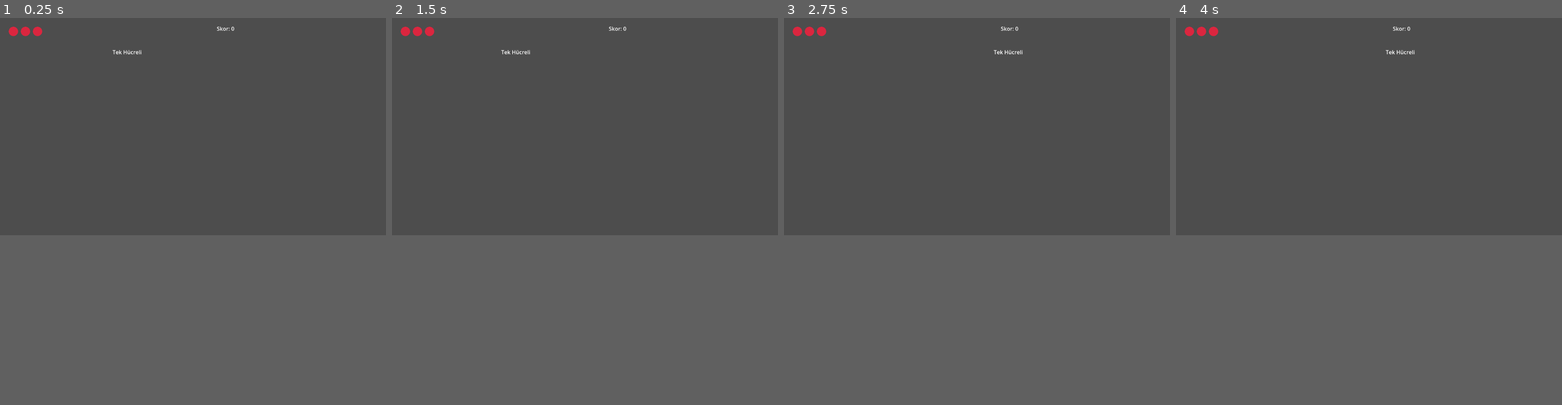
Above: before the commit, frames 1-4 (left to right).
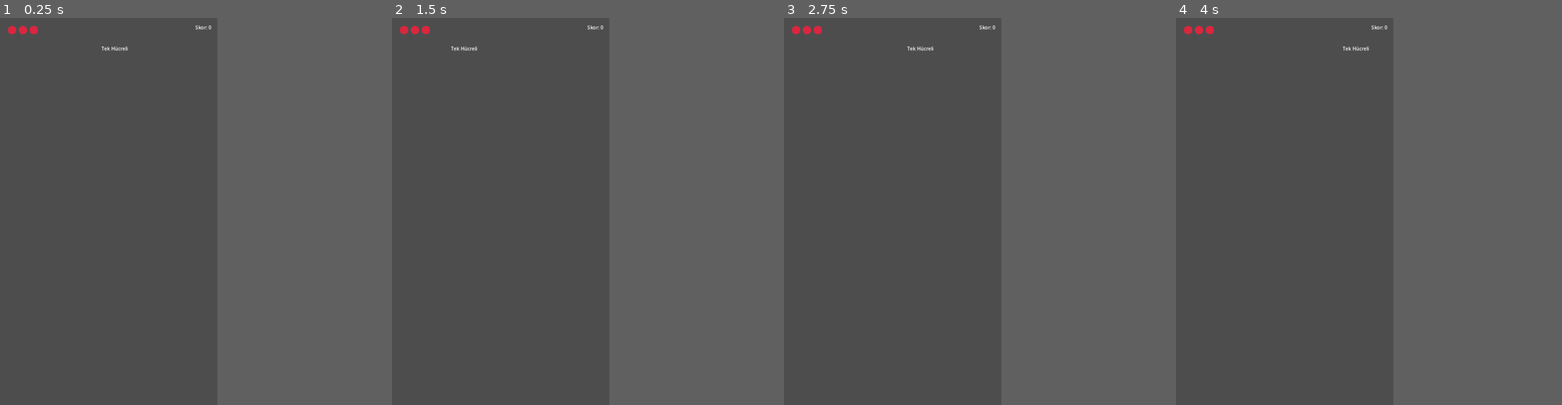
Above: after the commit, the same moments.

Repository: Trend25/Evolution_Game
Game: Godot game, scene res://scenes/Main.tscn
The game is run twice, just before and just after one commit, with the same random seed, the same clock (stepped at 60 frames per second) and the same inputs.
Inputs (mouse positions are in pixels of both pictures, inside the frame that each line leads up to):
- Up to frame 1 (0.25 s): no input
- Up to frame 2 (1.5 s): tap Enter at 0.5 s; move the mouse to (669, 114) at 0.52 s; click (669, 114) at 0.67 s; tap Space at 1.25 s; drag from (507, 137) to (511, 83) at 1.27 s
- Up to frame 3 (2.75 s): tap Enter at 2 s; move the mouse to (1015, 79) at 2.02 s; click (1015, 79) at 2.17 s
- Up to frame 4 (4 s): tap Space at 2.75 s; drag from (1349, 168) to (1253, 95) at 2.77 s; tap Enter at 3.5 s; move the mouse to (1484, 157) at 3.52 s; click (1484, 157) at 3.67 s
In our replay, the window is 799x449 before the commit and 450x800 after it. These sizes can differ from the game's own. Grey fills any space a smaller window leaves; there, only what the larger window draws over its background counts as a difference.

The runs differ from the first frame. In frame 1, 0.2% of the frame differs, in the area x 2-61%, y 1-10%; in frame 2, 0.2%; in frame 3, 0.2%, in the area x 2-62%, y 1-10%; in frame 4, 0.2%.

Commit message:
fix: dikey ekran ayarı ve Tekrar Oyna sonrası fanus temizliği eklendi
Tester rolünün UI/UX doğrulamasında bulduğu iki sorunu giderir:

- project.godot: [display] bölümü eklendi (720x1280 dikey viewport,
  canvas_items stretch, portrait handheld orientation). Önceden hiç
  görüntü ayarı yoktu; oyun dünyası (duvarlar, taban, tehlike çizgisi, UI
  konumları) 720x1280 varsayıyordu ama pencere varsayılan yatay boyutta
  açılıyordu.
- GameManager.gd: reset_run()'a run_reset sinyali eklendi.
- Main.gd: run_reset'e bağlanıp OrganismContainer'ı temizleyen ortak
  _clear_organism_container() fonksiyonuna geçildi (life_lost ve run_reset
  aynı temizleme mantığını paylaşıyor). Artık "Tekrar Oyna" sonrası fanus
  önceki turdan kalma canlılarla dolu başlamıyor.

Co-Authored-By: Claude Sonnet 5 <noreply@anthropic.com>
Claude-Session: https://claude.ai/code/session_01N9tHsh58i3BaywyNuiTqEg

Diff:
--- a/project.godot
+++ b/project.godot
@@ -15,6 +15,14 @@
 LeaderboardService="*res://scripts/leaderboard_service.gd"
 GameManager="*res://scripts/game_manager.gd"
 
+[display]
+
+window/size/viewport_width=720
+window/size/viewport_height=1280
+window/stretch/mode="canvas_items"
+window/stretch/aspect="keep"
+window/handheld/orientation="portrait"
+
 [physics]
 
 2d/default_gravity=980.0
--- a/scripts/game_manager.gd
+++ b/scripts/game_manager.gd
@@ -13,6 +13,7 @@
 signal life_lost(lives_remaining: int)        # UI/UX rolü: "Can Kaybı" uyarı animasyonu/sesi için
 signal game_over                              # UC-03 Adım 3: can bitince yayınlanır
 signal game_over_ready(final_stats: Dictionary)  # UI/UX rolü: "Oyun Bitti" ekranı için
+signal run_reset                              # Main.gd: yeni tur başında fanusun temizlenmesi için
 
 var score: int = 0
 var xp: int = 0
@@ -55,8 +56,9 @@
 	LeaderboardService.submit_score(score)  # UC-04 Adım 3 / UC-07
 	game_over_ready.emit(final_stats)
 
-## Skor, XP ve canları başlangıç değerlerine sıfırlar; oyunu duraklatmadan
-## çıkarır (yeni oyun turu başlangıcı için).
+## Skor, XP ve canları başlangıç değerlerine sıfırlar, oyunu duraklatmadan
+## çıkarır ve run_reset sinyaliyle fanusun temizlenmesini tetikler (Tester
+## bulgusu: "Tekrar Oyna" önceden fanustaki eski canlıları temizlemiyordu).
 func reset_run() -> void:
 	score = 0
 	xp = 0
@@ -65,3 +67,4 @@
 	score_changed.emit(score)
 	xp_changed.emit(xp)
 	lives_changed.emit(lives)
+	run_reset.emit()
--- a/scripts/main.gd
+++ b/scripts/main.gd
@@ -13,8 +13,14 @@
 
 func _ready() -> void:
 	GameManager.life_lost.connect(_on_life_lost)
+	GameManager.run_reset.connect(_clear_organism_container)
 
 ## UC-03 Adım 2: Can kaybında fanustaki tüm canlıları kaldırır.
 func _on_life_lost(_lives_remaining: int) -> void:
+	_clear_organism_container()
+
+## Fanustaki tüm canlıları kaldırır. Hem UC-03 (can kaybı) hem de
+## GameManager.run_reset ("Tekrar Oyna") tarafından tetiklenir.
+func _clear_organism_container() -> void:
 	for organism in organism_container.get_children():
 		organism.queue_free()
